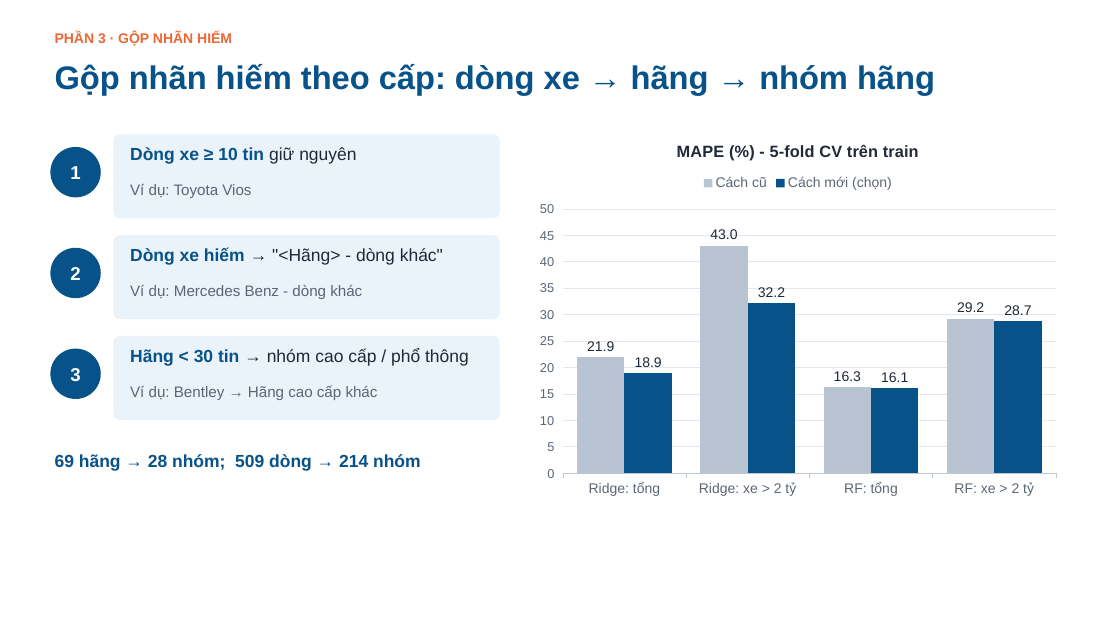
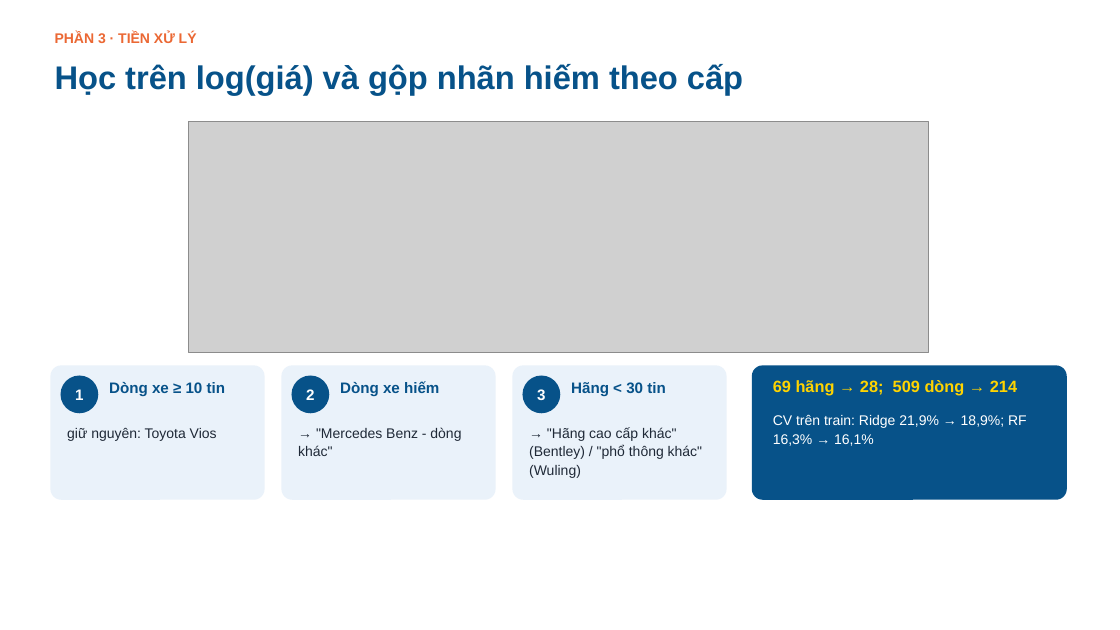
Before and after one commit to tiendc57/DataScience, a slide deck: slide 14 of slides/Bao_cao_Du_doan_gia_o_to.pptx (slide 15 before the commit). Drawn at 1120x630 pixels with LibreOffice and Linux fonts; fonts in the diff are those of the drawing; grey boxes stand for pictures; background and template pictures are left out. Boxes give left, top, right and bottom in pixels: in the first picture for what was removed or moved away, otherwise in the second. Text is boxed around its words. In the diff, an @@ line names an element or a change of style, - is before the commit and + after.

```diff
--- a/slides/Bao_cao_Du_doan_gia_o_to.pptx
+++ b/slides/Bao_cao_Du_doan_gia_o_to.pptx
@@ text at (x1=55, y1=32, x2=197, y2=43): text changed @@
-PHẦN 3 · GỘP NHÃN HIẾM
+PHẦN 3 · TIỀN XỬ LÝ
@@ text at (x1=55, y1=64, x2=743, y2=95): text changed @@
-Gộp nhãn hiếm theo cấp: dòng xe → hãng → nhóm hãng
+Học trên log(giá) và gộp nhãn hiếm theo cấp
@@ rounded rectangle removed at (x1=113, y1=134, x2=500, y2=218) @@
@@ picture added at (x1=188, y1=122, x2=928, y2=353) @@
@@ column chart removed at (x1=529, y1=126, x2=1067, y2=504) @@
-title "MAPE (%) - 5-fold CV trên train"
-categories: Ridge: tổng, Ridge: xe > 2 tỷ, RF: tổng, RF: xe > 2 tỷ
-Cách cũ: 21.9, 43, 16.3, 29.2
-Cách mới (chọn): 18.9, 32.2, 16.1, 28.7
@@ text removed at (x1=130, y1=184, x2=251, y2=198) @@
-Ví dụ: Toyota Vios
@@ rounded rectangle removed at (x1=113, y1=235, x2=500, y2=319) @@
@@ rounded rectangle added at (x1=50, y1=365, x2=265, y2=500), fill #EAF2FA @@
@@ ellipse "1" resized from (x1=50, y1=147, x2=101, y2=197) to (x1=60, y1=376, x2=98, y2=413) @@
@@ text at (x1=109, y1=382, x2=225, y2=396): text changed; size 15 to 13 pt @@
-Dòng xe ≥ 10 tin giữ nguyên
+Dòng xe ≥ 10 tin
@@ text removed at (x1=130, y1=385, x2=378, y2=400) @@
-Ví dụ: Bentley → Hãng cao cấp khác
@@ rounded rectangle resized from (x1=113, y1=336, x2=500, y2=420) to (x1=281, y1=365, x2=496, y2=500) @@
@@ ellipse "2" resized from (x1=50, y1=248, x2=101, y2=298) to (x1=292, y1=376, x2=329, y2=413) @@
@@ text at (x1=340, y1=381, x2=439, y2=396): text changed; size 15 to 13 pt; text colour #1F2937 to #075289; bold on @@
-Dòng xe hiếm → "<Hãng> - dòng khác"
+Dòng xe hiếm
@@ rounded rectangle added at (x1=513, y1=365, x2=727, y2=500), fill #EAF2FA @@
@@ size 16 to 13 pt in 3 elements at (x1=60, y1=376, x2=98, y2=413), (x1=292, y1=376, x2=329, y2=413), (x1=523, y1=376, x2=560, y2=413) @@
@@ ellipse "3" resized from (x1=50, y1=349, x2=101, y2=399) to (x1=523, y1=376, x2=560, y2=413) @@
@@ text added at (x1=571, y1=382, x2=665, y2=396), 13 pt, text #075289, bold @@
+Hãng < 30 tin
@@ rounded rectangle added at (x1=752, y1=365, x2=1067, y2=500), fill #075289 @@
@@ text at (x1=773, y1=380, x2=1017, y2=396): text changed; size 15 to 14 pt; text colour #075289 to #FFD400 @@
-69 hãng → 28 nhóm; 509 dòng → 214 nhóm
+69 hãng → 28; 509 dòng → 214
@@ text added at (x1=773, y1=414, x2=1027, y2=446), 12 pt, text #FFFFFF @@
+CV trên train: Ridge 21,9% → 18,9%; RF 16,3% → 16,1%
@@ text added at (x1=67, y1=428, x2=217, y2=441), 12 pt, text #1F2937 @@
+giữ nguyên: Toyota Vios
@@ text at (x1=298, y1=427, x2=461, y2=456): text changed; size 13 to 12 pt; text colour #5B6775 to #1F2937 @@
-Ví dụ: Mercedes Benz - dòng khác
+→ "Mercedes Benz - dòng khác"
@@ text at (x1=529, y1=427, x2=702, y2=478): text changed; size 15 to 12 pt @@
-Hãng < 30 tin → nhóm cao cấp / phổ thông
+→ "Hãng cao cấp khác" (Bentley) / "phổ thông khác" (Wuling)
```
Also in this commit, not shown: 15 other slides changed, 18 slides added, 18 slides removed, 18 other files.
